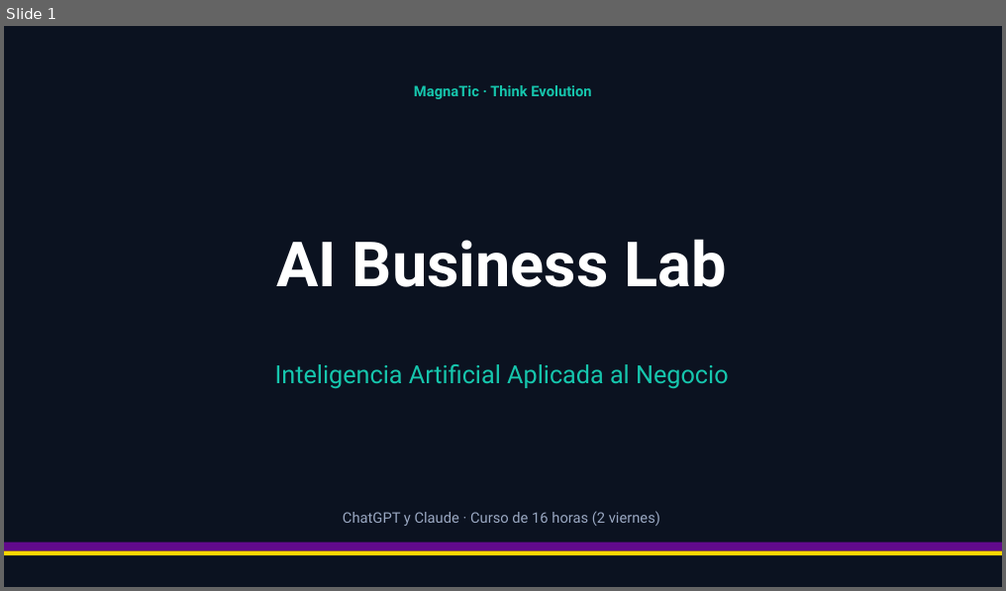
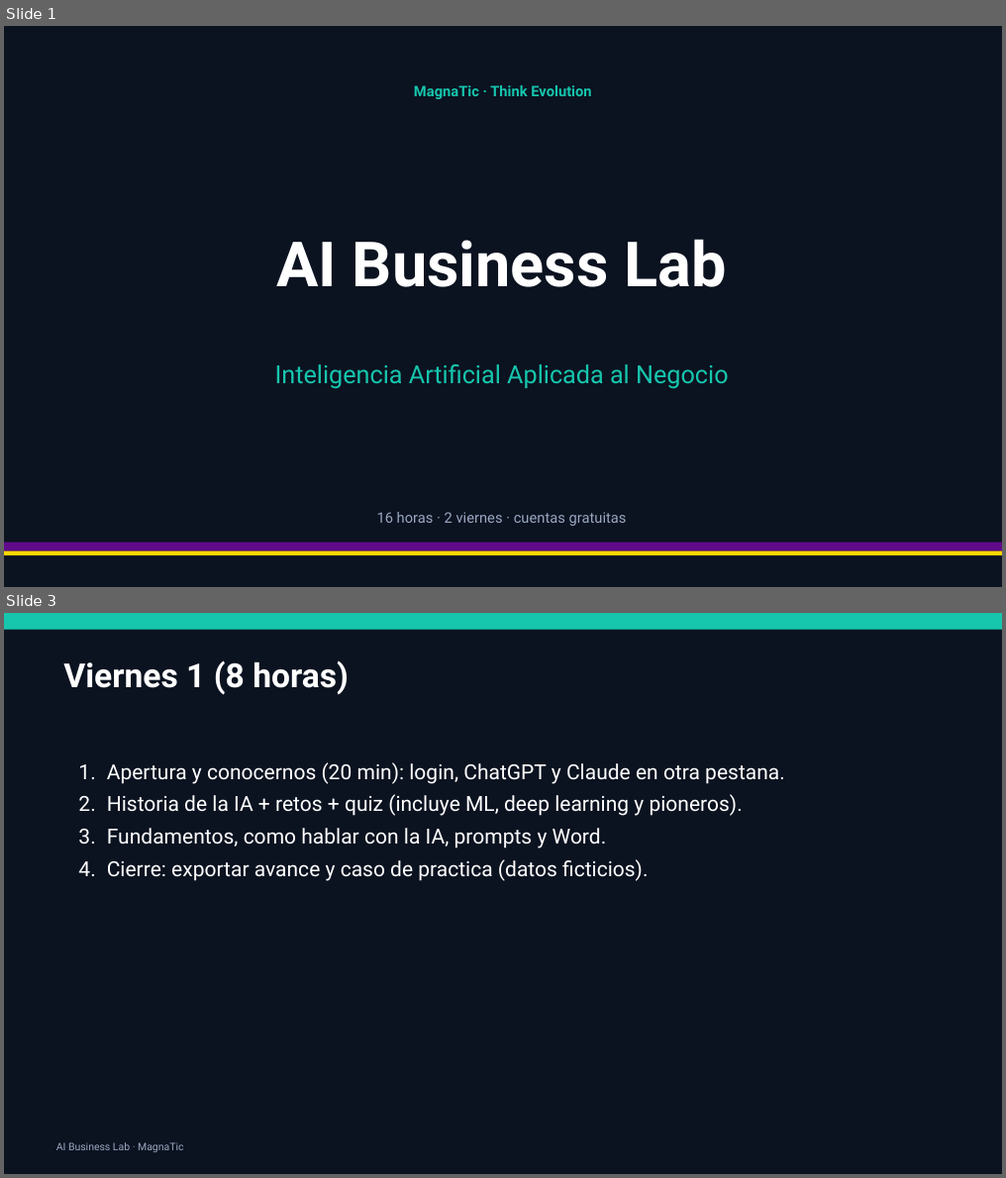
Before and after one commit to xander0408/CURSOS, a slide deck: AI-Business-Lab-Presentacion.pptx. Shown one above the other, each under a label of ours: slide 1 before the commit, slides 1 and 3 after it; the slides between them are not shown. The pictures are 1006x591 and 1006x1178 pixels, drawn with LibreOffice and Linux fonts; fonts in the diff are those of the drawing. Boxes give left, top, right and bottom in pixels: in the first picture for what was removed or moved away, otherwise in the second. Text is boxed around its words. In the diff, an @@ line names an element or a change of style, - is before the commit and + after.

```diff
--- a/AI-Business-Lab-Presentacion.pptx
+++ b/AI-Business-Lab-Presentacion.pptx
@@ slide 3 added at box(4, 613, 1002, 1174), background #0B1220 @@
@@ rectangle added at box(4, 613, 1002, 630), fill #16C6AD @@
@@ text added at box(63, 661, 349, 695), 32 pt, text #FFFFFF, bold @@
+Viernes 1 (8 horas)
@@ text added at box(107, 762, 785, 881), 20 pt, text #FFFFFF @@
+1. Apertura y conocernos (20 min): login, ChatGPT y Claude en otra pestana.
+2. Historia de la IA + retos + quiz (incluye ML, deep learning y pioneros).
+3. Fundamentos, como hablar con la IA, prompts y Word.
+4. Cierre: exportar avance y caso de practica (datos ficticios).
@@ text added at box(56, 1143, 183, 1153), 10 pt, text #9AA8C2 @@
+AI Business Lab · MagnaTic
@@ slide 1 changed as well @@
@@ text at box(377, 512, 627, 526): text changed @@
-ChatGPT y Claude · Curso de 16 horas (2 viernes)
+16 horas · 2 viernes · cuentas gratuitas
```
Also in this commit, not shown: 9 other slides changed, 18 other slides added, 2 slides removed, 58 other files.
